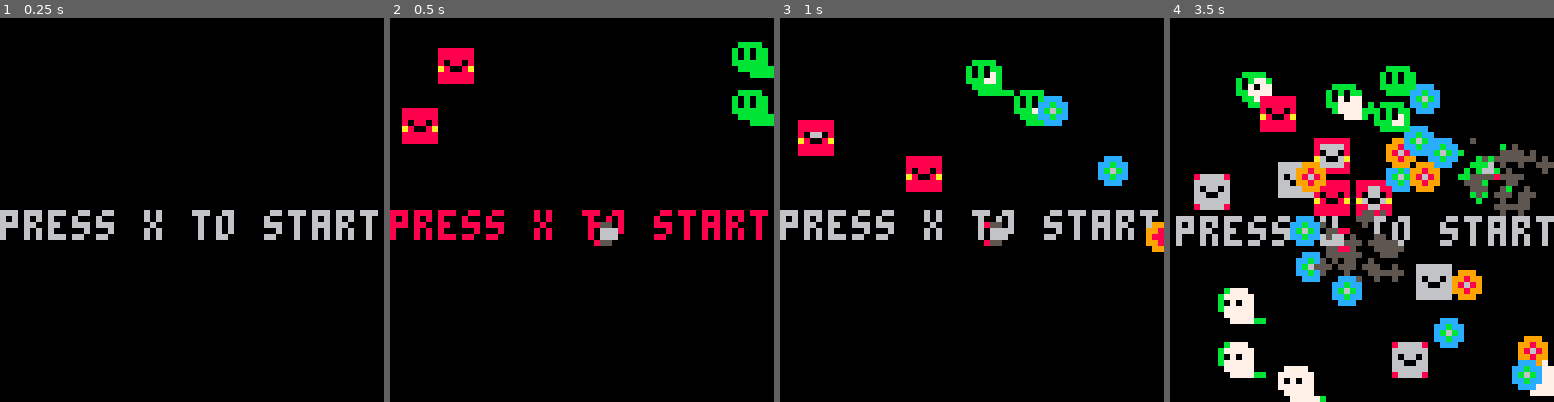
Above: before the commit, frames 1-4 (left to right).
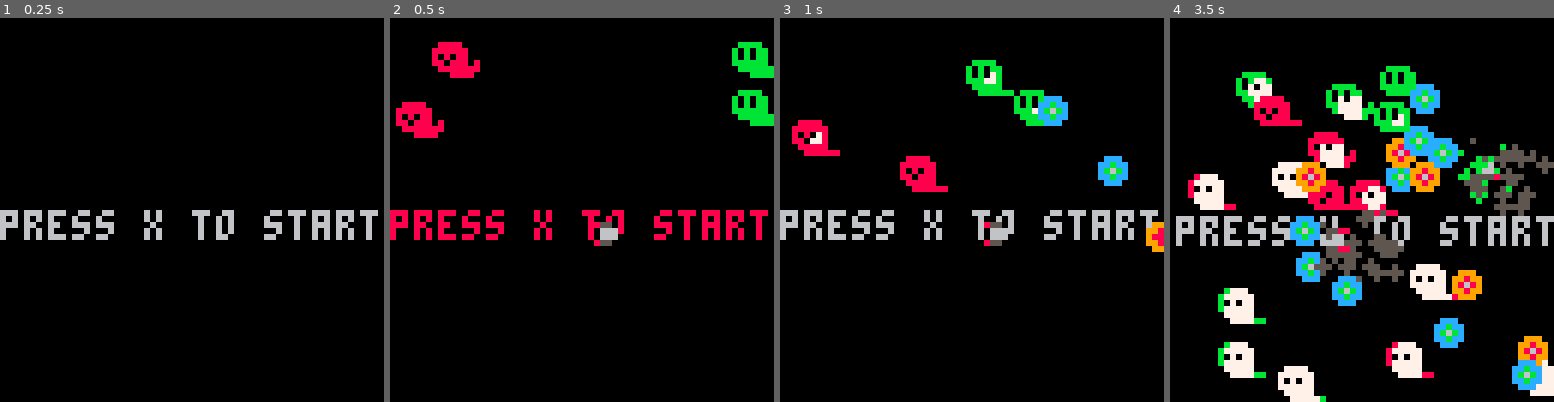
Above: after the commit, the same moments.

Repository: matheusmortatti/LOWREZJAM2020
Game: PICO-8 cartridge template.p8
The game is run twice, just before and just after one commit, with the same random seed, the same clock (stepped at 60 frames per second) and the same inputs.
Inputs:
- Up to frame 1 (0.25 s): no input
- Up to frame 2 (0.5 s): tap X (X key) at 0.33 s
- Up to frame 3 (1 s): tap O (Z key) at 0.7 s
- Up to frame 4 (3.5 s): tap X (X key) at 1.07, 1.85, 2.97 s; hold Right 1.6-2.1 s; tap O (Z key) every 0.4 s from 1.7 to 3.3 s; hold Up 2.15-2.42 s; hold Right 2.47-3.03 s; hold Left from 3.08 s (still down)

Frame 1 is identical in both runs. In frame 2, 1.3% of the frame differs, in the area x 1-24%, y 6-33%; in frame 3, 1.0%; in frame 4, 6.0%, in the area x 4-75%, y 20-94%.

Commit message:
added enemy ghost :(

Diff:
--- a/template.p8
+++ b/template.p8
@@ -1503,7 +1503,9 @@
 -------------------------------
 
 enemy=npc:extend({
-    sprite=4,
+    sprite=56,
+    sprchange=24,
+    asize=4,
     bullet=enemybullet
 })
 
